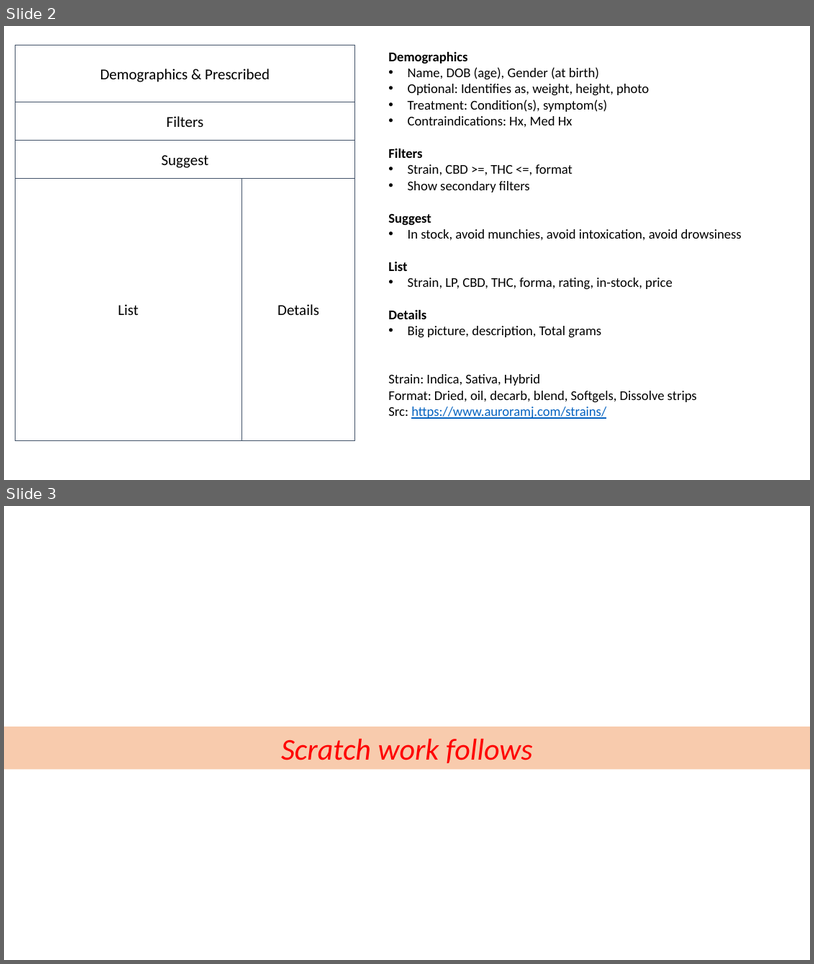
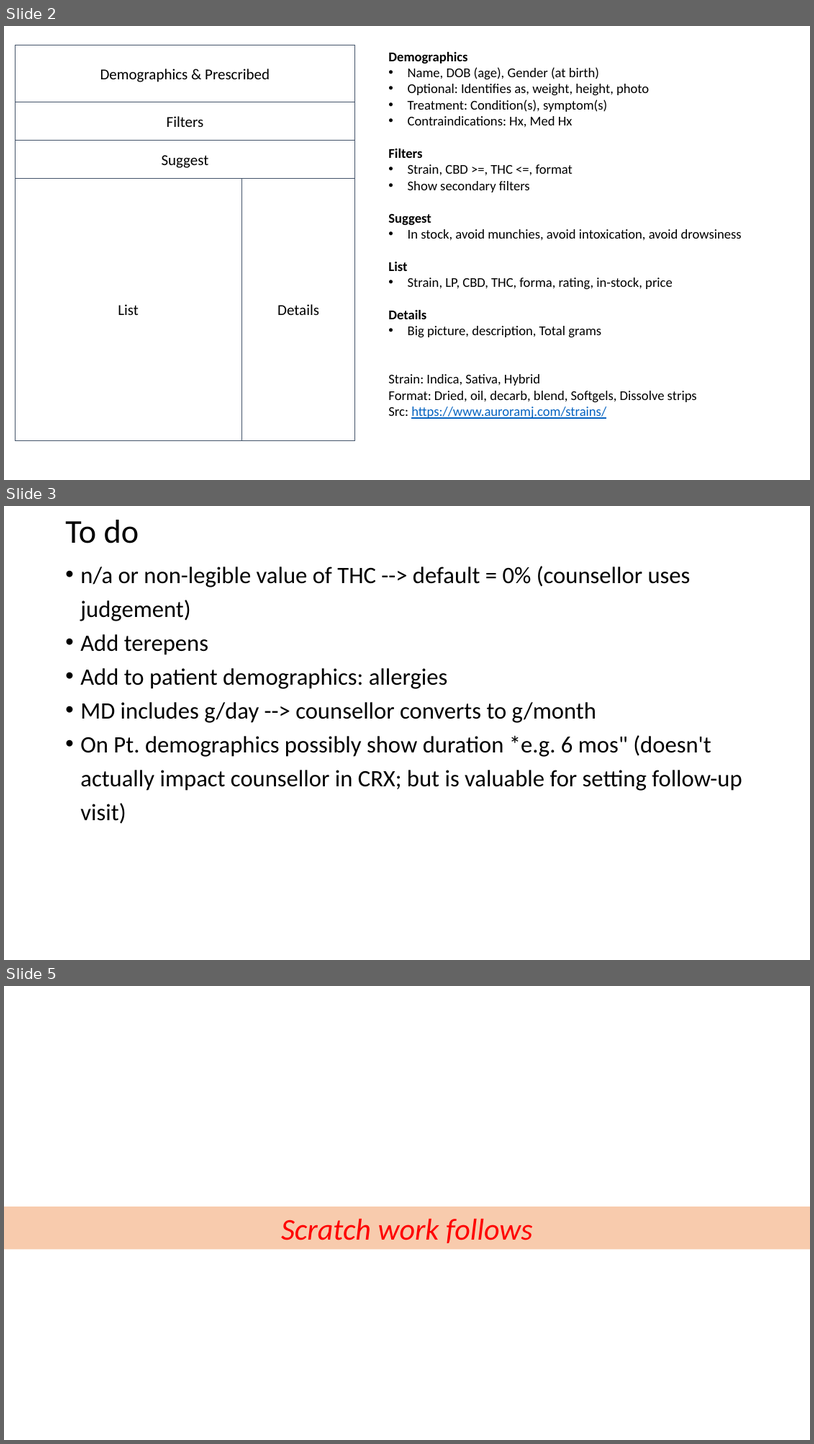
Before and after one commit to mradamcole/mradamcole, a slide deck: HC cannabis Rx.pptx. Shown one above the other, each under a label of ours: slides 2 and 3 before the commit, slides 2, 3 and 5 after it; the slides between them are not shown. The pictures are 814x964 and 814x1444 pixels, drawn with LibreOffice and Linux fonts; fonts in the diff are those of the drawing. Boxes give left, top, right and bottom in pixels: in the first picture for what was removed or moved away, otherwise in the second. Text is boxed around its words. In the diff, an @@ line names an element or a change of style, - is before the commit and + after.

```diff
--- a/HC cannabis Rx.pptx
+++ b/HC cannabis Rx.pptx
@@ slide 3 added at [4,506,810,960], background #FFFFFF @@
@@ title added at [65,520,139,543], 39.6 pt, text #000000 @@
+To do
@@ text added at [80,566,742,824], 28 pt, text #000000 @@
+• n/a or non-legible value of THC --> default = 0% (counsellor uses judgement)
+• Add terepens
+• Add to patient demographics: allergies
+• MD includes g/day --> counsellor converts to g/month
+• On Pt. demographics possibly show duration *e.g. 6 mos" (doesn't actually impact counsellor in CRX; but is valuable for setting follow-up visit)
@@ what was slide 3 is now slide 5 @@
```
Also in this commit, not shown: 1 other slide added, 2 other files.
